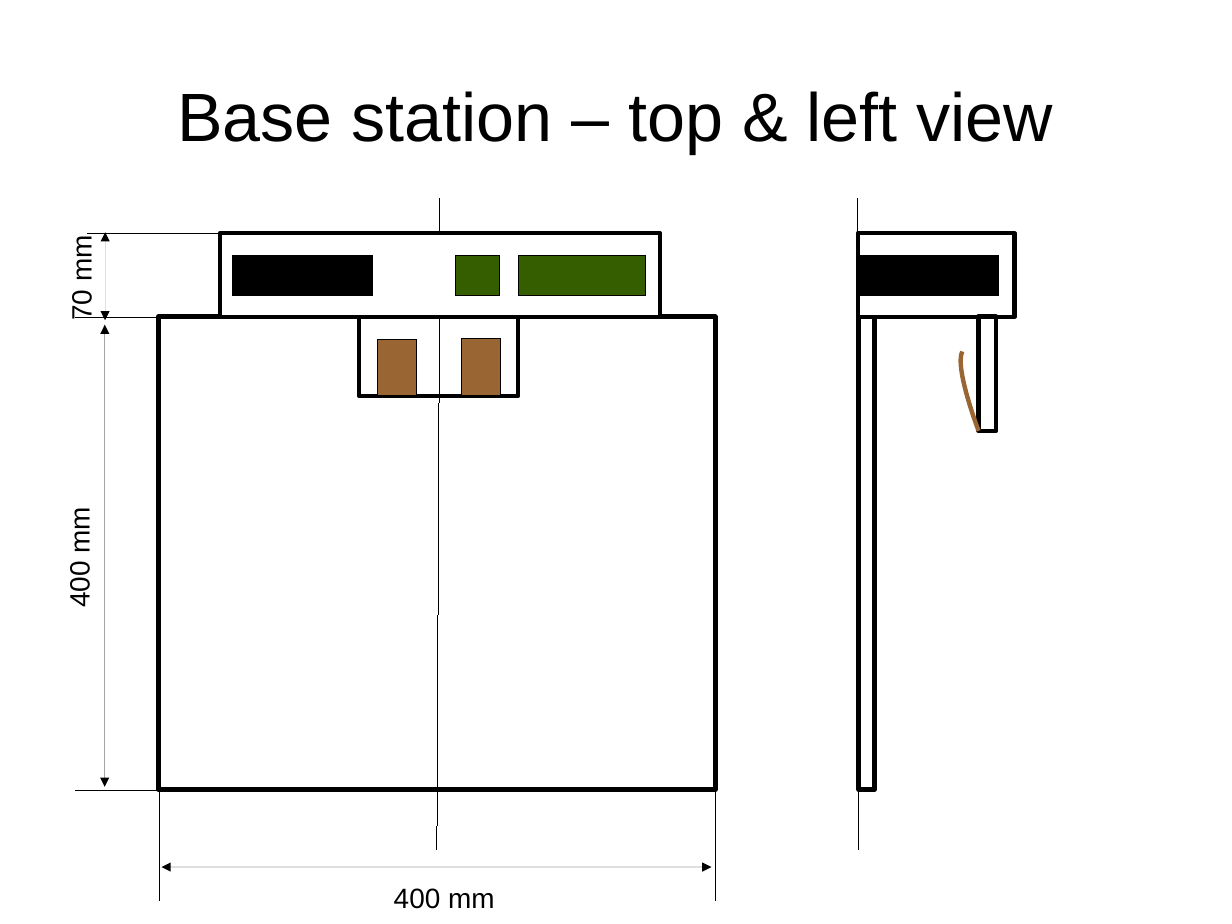
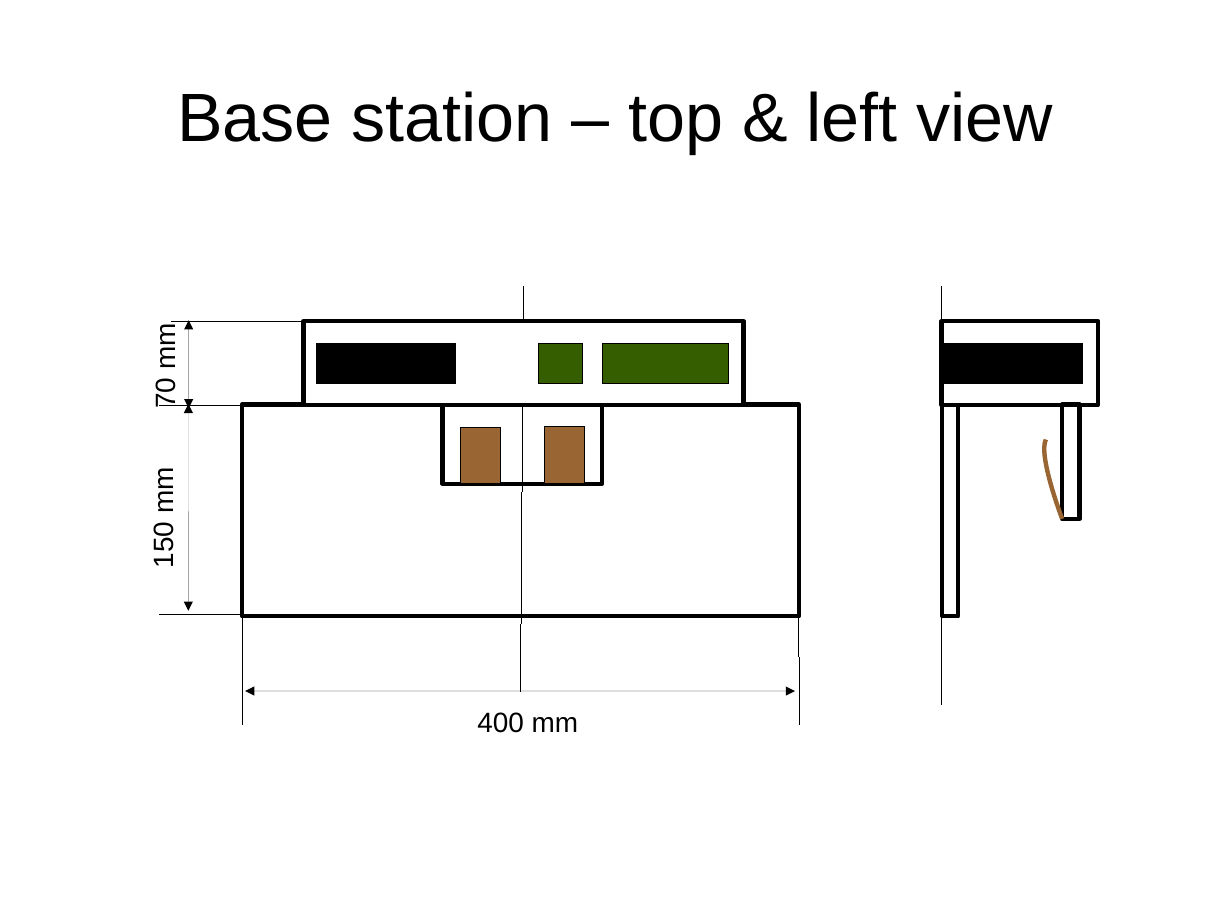
Before and after one commit to eerimoq/romeo, a slide deck: slide 10 of doc/schematics.odp. Drawn at 1232x924 pixels with LibreOffice and Linux fonts; fonts in the diff are those of the drawing. Boxes give left, top, right and bottom in pixels: in the first picture for what was removed or moved away, otherwise in the second. Text is boxed around its words. In the diff, an @@ line names an element or a change of style, - is before the commit and + after.

```diff
--- a/doc/schematics.odp
+++ b/doc/schematics.odp
@@ line moved from (440, 198) - (437, 850) to (524, 286) - (521, 691) @@
@@ line moved from (859, 198) - (859, 850) to (942, 286) - (942, 704) @@
@@ 6 rectangles, 1 freeform shape, 1 line: place and size @@
-6 rectangles, 1 freeform shape, 1 line at <box>88,234,1015,432</box>
+6 rectangles, 1 freeform shape, 1 line at <box>172,321,1099,519</box>
@@ 3 rectangles, 1 text, 1 line, 1 double arrow: place and size @@
-3 rectangles, 1 text, 1 line, 1 double arrow at <box>66,233,997,430</box>
+3 rectangles, 1 text, 1 line, 1 double arrow at <box>150,321,1080,519</box>
@@ double arrow moved from (105, 787) - (105, 325) to (189, 610) - (189, 404) @@
@@ rectangle: place and size @@
-rectangle at <box>159,316,715,789</box>
+rectangle at <box>243,405,799,616</box>
@@ rectangle: place and size @@
-rectangle at <box>859,316,874,789</box>
+rectangle at <box>942,405,958,616</box>
@@ rectangle: place and size @@
-rectangle at <box>462,339,502,396</box>
+rectangle at <box>544,427,585,484</box>
@@ text at <box>148,471,179,566</box>: text changed @@
-400 mm
+150 mm
@@ 3 lines, 1 text, 1 double arrow: place and size @@
-3 lines, 1 text, 1 double arrow at <box>76,790,715,909</box>
+3 lines, 1 text, 1 double arrow at <box>160,615,799,733</box>
```
Also in this commit, not shown: 1 other slide changed, 4 other files.
